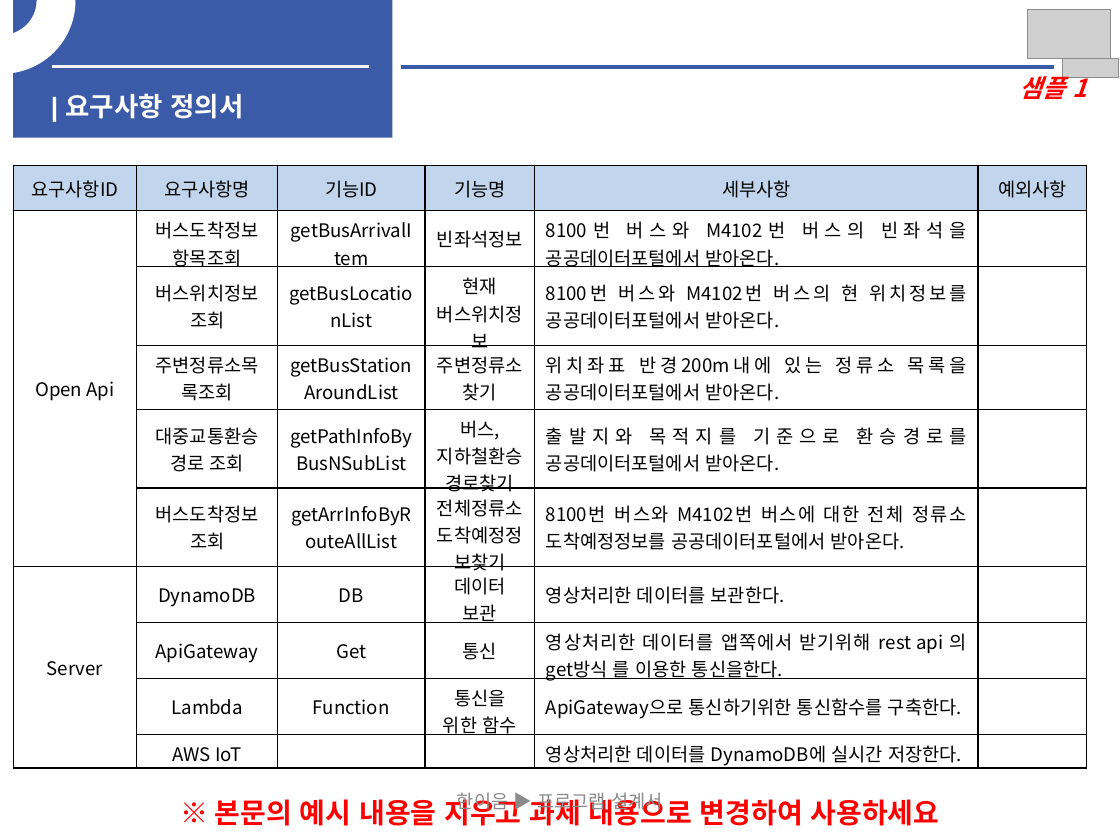
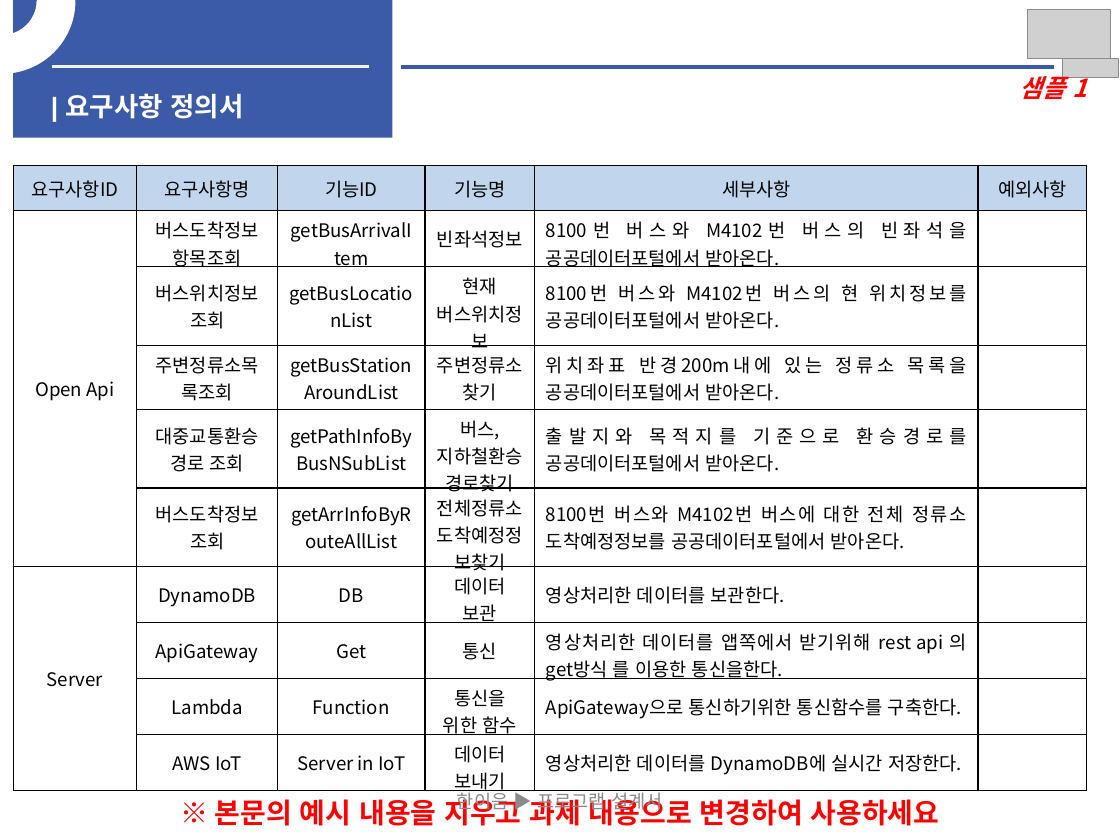
Before and after one commit to woojin1027/THE-FACO, a slide deck: slide 1 of 중간보고서/중간보고서_채민.pptx. Drawn at 1120x840 pixels with LibreOffice and Linux fonts; fonts in the diff are those of the drawing; grey boxes stand for pictures. Boxes give left, top, right and bottom in pixels: in the first picture for what was removed or moved away, otherwise in the second. Text is boxed around its words. In the diff, an @@ line names an element or a change of style, - is before the commit and + after.

```diff
--- a/중간보고서/중간보고서_채민.pptx
+++ b/중간보고서/중간보고서_채민.pptx
@@ table at (13,166,1088,798) @@
-row 10, column 3: 
+row 10, column 3: Server in IoT
-row 10, column 4: 
+row 10, column 4: 데이터 보내기
```
Also in this commit, not shown: 4 other slides changed, 1 slide added, 1 other file.
